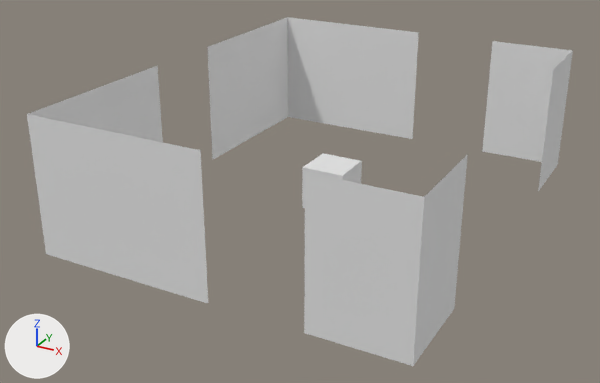
A saved change to the OBJ model DirectXGame/Resources/Stage1/Stage1.obj.
Rendered twice from a 50 mm camera at (15.6, -31.4, 16.0) aimed at (-0.9, -1.5, 1.0). Lighting does not change. The marker at lower left points along +X, +Y and +Z. Where no turn or scale is listed for an object, it has been applied to the vertices.
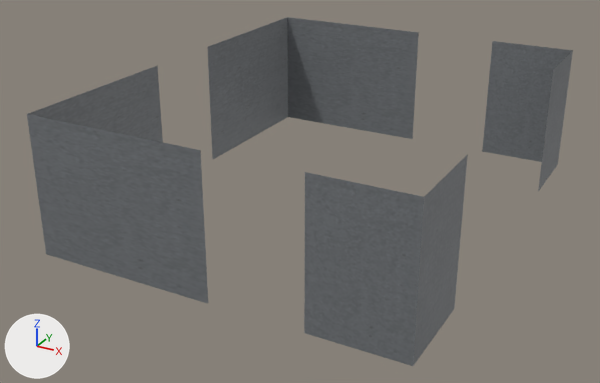
Location of each change, (x1, y1, x2, y2) in pixels of the pictures (600 x 383 px):
```json
{"object": "Cube.001", "change": "surface changed", "before": [27, 114, 208, 304], "after": [27, 114, 208, 304]}
{"object": "Cube", "change": "surface changed", "before": [304, 172, 424, 366], "after": [304, 172, 424, 366]}
{"object": "Cube.004", "change": "surface changed", "before": [287, 17, 419, 139], "after": [287, 17, 419, 139]}
{"object": "Cube.003", "change": "surface changed", "before": [207, 18, 288, 159], "after": [207, 18, 288, 159]}
{"object": "Cube.005", "change": "surface changed", "before": [482, 41, 573, 162], "after": [482, 41, 573, 162]}
{"object": "Cube.007", "change": "surface changed", "before": [413, 154, 468, 366], "after": [413, 154, 468, 366]}
{"object": "Cube.002", "change": "surface changed", "before": [28, 66, 163, 142], "after": [28, 66, 163, 142]}
{"object": "Cube.006", "change": "surface changed", "before": [538, 51, 573, 191], "after": [538, 51, 573, 191]}
{"object": "立方体", "change": "deleted", "before": [302, 153, 362, 208]}
```

Edits to the scene script, one JSON object a line:
```json
{"op": "add", "block": "img_factory_png", "code": ["img_factory_png = load_image('factory.png', 'factory.png', 1920, 720, 'sRGB')"]}
{"op": "remove", "block": "mat_material", "code": "mat_material.base_color = (0.8, 0.8, 0.8)  # white #e7e7e7"}
{"op": "add", "block": "mat_material", "code": "mat_material.texture = img_factory_png"}
{"op": "remove", "block": "mat_material_008", "code": "mat_material_008.base_color = (0.8, 0.8, 0.8)  # white #e7e7e7"}
{"op": "add", "block": "mat_material_008", "code": "mat_material_008.texture = img_factory_png"}
{"op": "remove", "block": "mat_material_009", "code": "mat_material_009.base_color = (0.8, 0.8, 0.8)  # white #e7e7e7"}
{"op": "add", "block": "mat_material_009", "code": "mat_material_009.texture = img_factory_png"}
{"op": "remove", "block": "mat_material_010", "code": "mat_material_010.base_color = (0.8, 0.8, 0.8)  # white #e7e7e7"}
{"op": "add", "block": "mat_material_010", "code": "mat_material_010.texture = img_factory_png"}
{"op": "remove", "block": "mat_material_011", "code": "mat_material_011.base_color = (0.8, 0.8, 0.8)  # white #e7e7e7"}
{"op": "add", "block": "mat_material_011", "code": "mat_material_011.texture = img_factory_png"}
{"op": "remove", "block": "mat_material_012", "code": "mat_material_012.base_color = (0.8, 0.8, 0.8)  # white #e7e7e7"}
{"op": "add", "block": "mat_material_012", "code": "mat_material_012.texture = img_factory_png"}
{"op": "remove", "block": "mat_material_013", "code": "mat_material_013.base_color = (0.8, 0.8, 0.8)  # white #e7e7e7"}
{"op": "add", "block": "mat_material_013", "code": "mat_material_013.texture = img_factory_png"}
{"op": "remove", "block": "mat_material_014", "code": "mat_material_014.base_color = (0.8, 0.8, 0.8)  # white #e7e7e7"}
{"op": "add", "block": "mat_material_014", "code": "mat_material_014.texture = img_factory_png"}
{"op": "remove", "block": "ob_立方体", "code": ["ob_立方体 = bpy.data.objects.new('立方体', me_立方体)", "ob_立方体.location = (0.0, 0.0, 0.0)"]}
```
